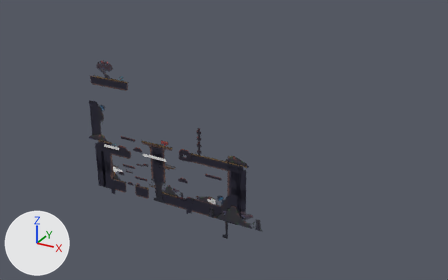
A saved change to the Blender file scenes/cube.blend.
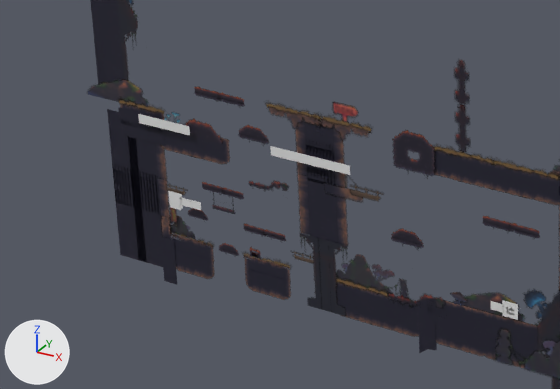
There are two pictures of each version: one whole from a camera (50 mm lens) standing at (34.1, -48.3, 35.3) and looking at (2.3, 9.4, 6.5), one close up on the part from 14% to 51% of the width and 40% to 80% of the height. The lights are fixed; the arrows at lower left show +X, +Y and +Z.

The older version as bpy lines, for what is in view:
```python
ob_boss = bpy.data.objects.new('Boss', me_boss)
ob_boss.location = (2.83, 5.89, 0.19)
ob_boss.rotation_euler = (1.571, 0.0, 0.0)  # degrees (90, 0, 0)
ob_boss.scale = (0.3, 0.3, 0.3)
ob_bossattack = bpy.data.objects.new('BossAttack', me_player_002)
ob_bossattack.parent = ob_boss
ob_bossattack.location = (2.333, 5.887, 0.985)
ob_bossattack.rotation_euler = (1.571, 0.0, 0.0)  # degrees (90, 0, 0)
ob_bossattack.scale = (0.258, 0.162, 0.162)
ob_bosshp = bpy.data.objects.new('BossHp', None)
ob_bosshp.location = (-3.397, 5.816, 3.992)
ob_componentboots = bpy.data.objects.new('ComponentBoots', me_player_004)
ob_componentboots.parent = ob_player
ob_componentboots.location = (-11.2, 5.857, 0.69)
ob_componentboots.rotation_euler = (1.571, 0.0, 0.0)  # degrees (90, 0, 0)
ob_componentboots.scale = (0.258, 0.07, 0.1)
ob_ground7 = bpy.data.objects.new('Ground7', me_mesh_342)
ob_ground7.parent = ob_empty
ob_ground7.location = (-0.01, 0.0123, 0.115)
ob_ground7.rotation_euler = (1.571, 1.571, 0.0)  # degrees (90, 90, 0)
ob_ground7.scale = (0.0216, 0.0185, 0.0257)
ob_player = bpy.data.objects.new('Player', me_player)
ob_player.location = (-11.2, 5.89, 0.98)
ob_player.rotation_euler = (1.571, 0.0, 0.0)  # degrees (90, 0, 0)
ob_player.scale = (0.3, 0.3, 0.3)
ob_playerhp = bpy.data.objects.new('PlayerHp', None)
ob_playerhp.location = (-12.55, 5.816, 3.992)
# also in view: 'Ground63' at (2.8, 6.0, -1.6); 'Ground102' at (-13.6, 6.0, 2.0); 'Ground64' at (-0.5, 6.0, -1.4); 'Ground20' at (-0.9, 6.0, 5.1); 'Ground12' at (-11.8, 6.0, -1.7)
```
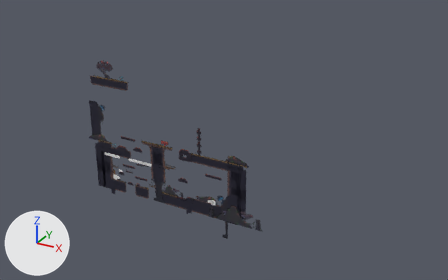
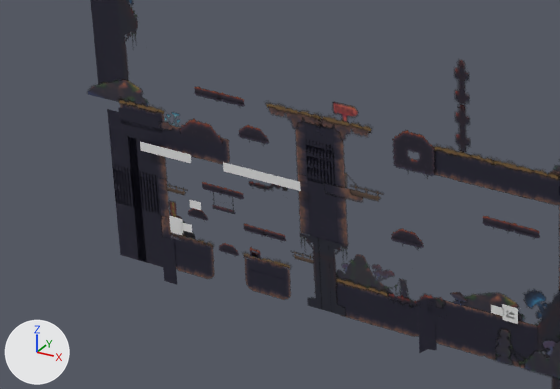
ob_playerhp is not drawn itself; it is the parent of ob_playerhp_002.
ob_bosshp is not drawn itself; it is the parent of ob_bosshp_002.

Diff of the bpy script that builds the scene:
```diff
--- a/scenes/cube.blend.py
+++ b/scenes/cube.blend.py
@@ ob_player @@
 ob_player = bpy.data.objects.new('Player', me_player)
-ob_player.location = (-11.2, 5.89, 0.98)
+ob_player.location = (-11.25, 5.89, -0.05)
 ob_player.rotation_euler = (1.571, 0.0, 0.0)  # degrees (90, 0, 0)
@@ ob_boss @@
 ob_boss = bpy.data.objects.new('Boss', me_boss)
-ob_boss.location = (2.83, 5.89, 0.19)
+ob_boss.location = (2.83, 5.89, 0.03)
 ob_boss.rotation_euler = (1.571, 0.0, 0.0)  # degrees (90, 0, 0)
@@ ob_playerhp @@
 ob_playerhp = bpy.data.objects.new('PlayerHp', None)
-ob_playerhp.location = (-12.55, 5.816, 3.992)
+ob_playerhp.location = (-12.53, 5.748, 2.919)
@@ ob_bosshp @@
 ob_bosshp = bpy.data.objects.new('BossHp', None)
-ob_bosshp.location = (-3.397, 5.816, 3.992)
+ob_bosshp.location = (-5.471, 5.748, 2.919)
@@ ob_bossattack @@
 ob_bossattack.matrix_parent_inverse = Matrix(((3.333, 0.0, 0.0, -9.45), (0.0, 0.0, 3.333, -3.333), (0.0, -3.333, 0.0, 19.62), (0.0, 0.0, 0.0, 1.0)))
-ob_bossattack.location = (2.333, 5.887, 0.985)
+ob_bossattack.location = (2.345, 5.887, 1.004)
 ob_bossattack.rotation_euler = (1.571, 0.0, 0.0)  # degrees (90, 0, 0)
@@ ob_componentboots @@
 ob_componentboots.matrix_parent_inverse = Matrix(((3.333, 0.0, 0.0, 37.32), (0.0, 0.0, 3.333, -3.258), (0.0, -3.333, 0.0, 19.62), (0.0, 0.0, 0.0, 1.0)))
-ob_componentboots.location = (-11.2, 5.857, 0.69)
+ob_componentboots.location = (-2.635, 5.857, 0.807)
 ob_componentboots.rotation_euler = (1.571, 0.0, 0.0)  # degrees (90, 0, 0)
```

Pixel boxes [x1, y1, x2, y2] of what changed, in the close-ups (560 x 389 px):
'BossHp.002', moved: before [270, 146, 350, 175]; after [223, 162, 301, 191]
'PlayerHp.002', moved: before [138, 114, 190, 135]; after [140, 142, 191, 163]
'Player', moved: before [168, 191, 183, 209]; after [169, 216, 183, 234]
'Boss', moved: before [502, 300, 518, 320]; after [502, 304, 518, 324]
'Component', moved: before [180, 197, 192, 208]; after [181, 222, 192, 233]
'BossAttack', moved: before [491, 301, 504, 313]; after [491, 305, 504, 316]
'ComponentBoots', moved: before [170, 204, 181, 210]; after [171, 229, 182, 235]
